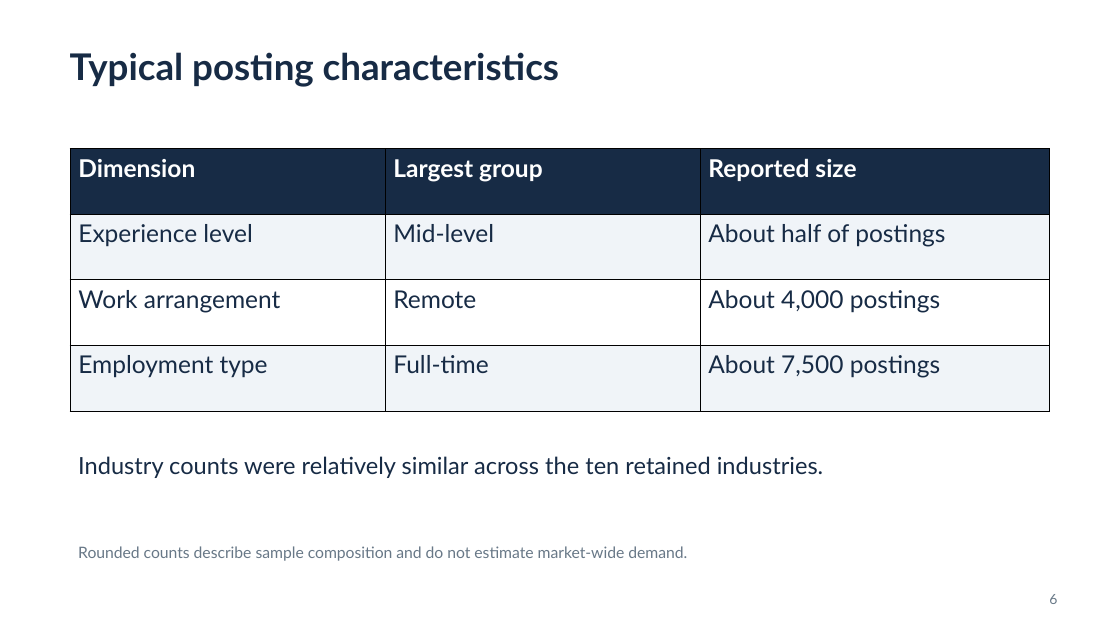
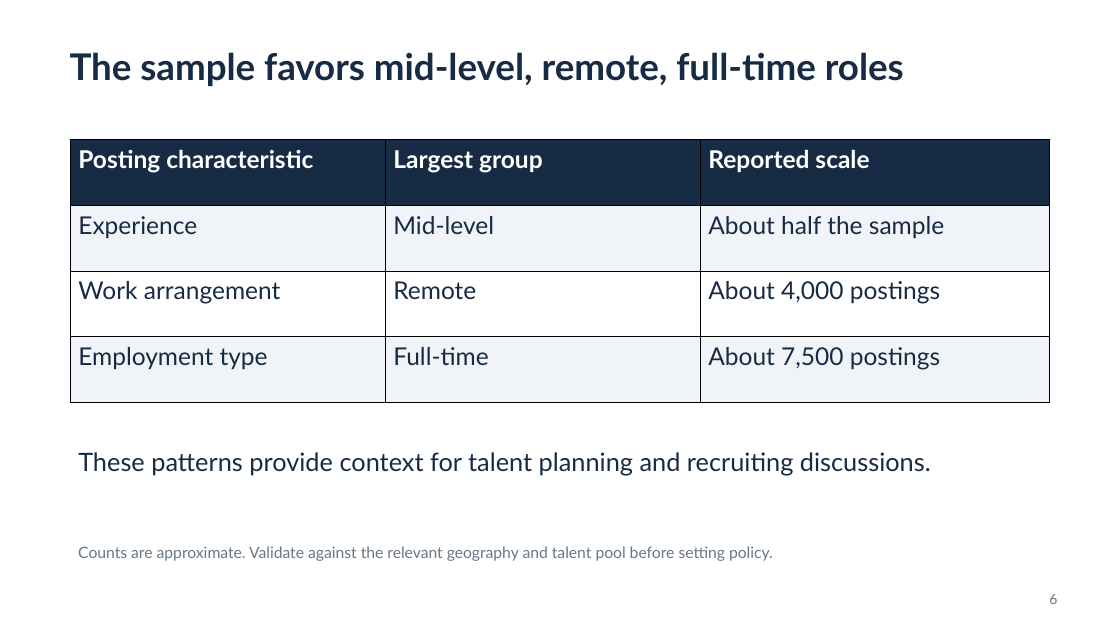
Before and after one commit to BruSalSprouts/ai-job-categories, a slide deck: slide 6 of reports/AI Jobs Project.pptx. Drawn at 1120x630 pixels with LibreOffice and Linux fonts; fonts in the diff are those of the drawing. Boxes give left, top, right and bottom in pixels: in the first picture for what was removed or moved away, otherwise in the second. Text is boxed around its words. In the diff, an @@ line names an element or a change of style, - is before the commit and + after.

```diff
--- a/reports/AI Jobs Project.pptx
+++ b/reports/AI Jobs Project.pptx
@@ text at [70,52,904,86]: text changed @@
-Typical posting characteristics
+The sample favors mid-level, remote, full-time roles
@@ table at [70,140,1050,402] @@
-row 1, column 1: Dimension
+row 1, column 1: Posting characteristic
-row 1, column 3: Reported size
+row 1, column 3: Reported scale
-row 2, column 1: Experience level
+row 2, column 1: Experience
-row 2, column 3: About half of postings
+row 2, column 3: About half the sample
@@ table: place and size @@
-table at [70,149,1050,411]
+table at [70,140,1050,402]
@@ text at [78,452,931,475]: text changed; size 20.2 to 21.8 pt @@
-Industry counts were relatively similar across the ten retained industries.
+These patterns provide context for talent planning and recruiting discussions.
@@ text at [78,546,773,561]: text changed @@
-Rounded counts describe sample composition and do not estimate market-wide demand.
+Counts are approximate. Validate against the relevant geography and talent pool before setting policy.
```
Also in this commit, not shown: 4 other slides changed, 10 slides added, 10 slides removed, 1 other file.
